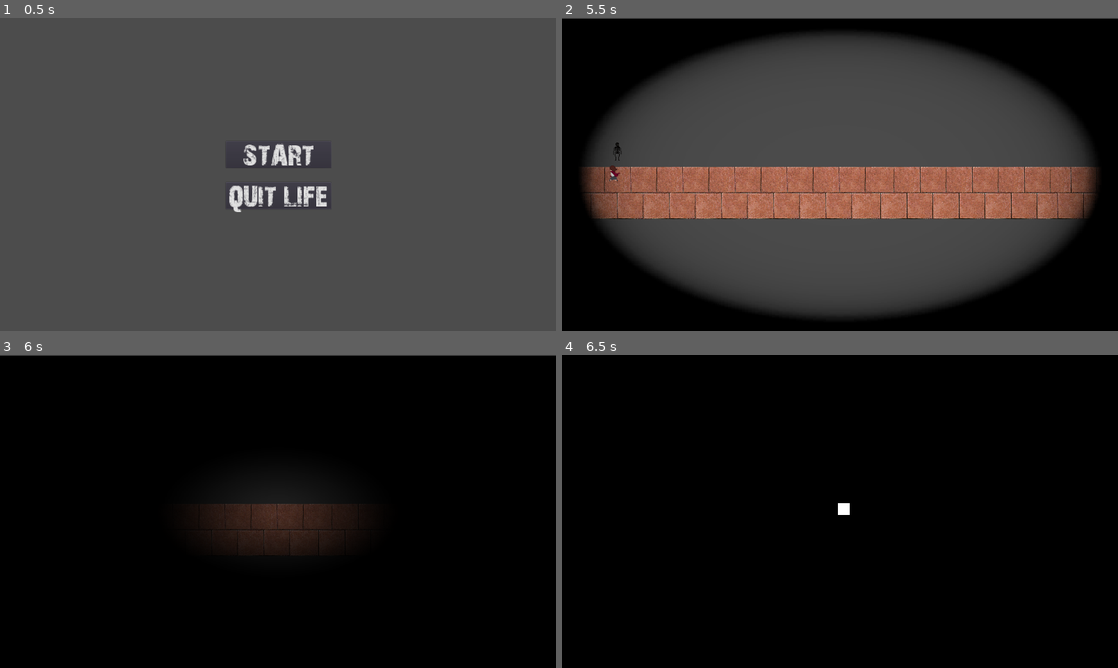
Above: before the commit, frames 1-4 (two rows, left to right).
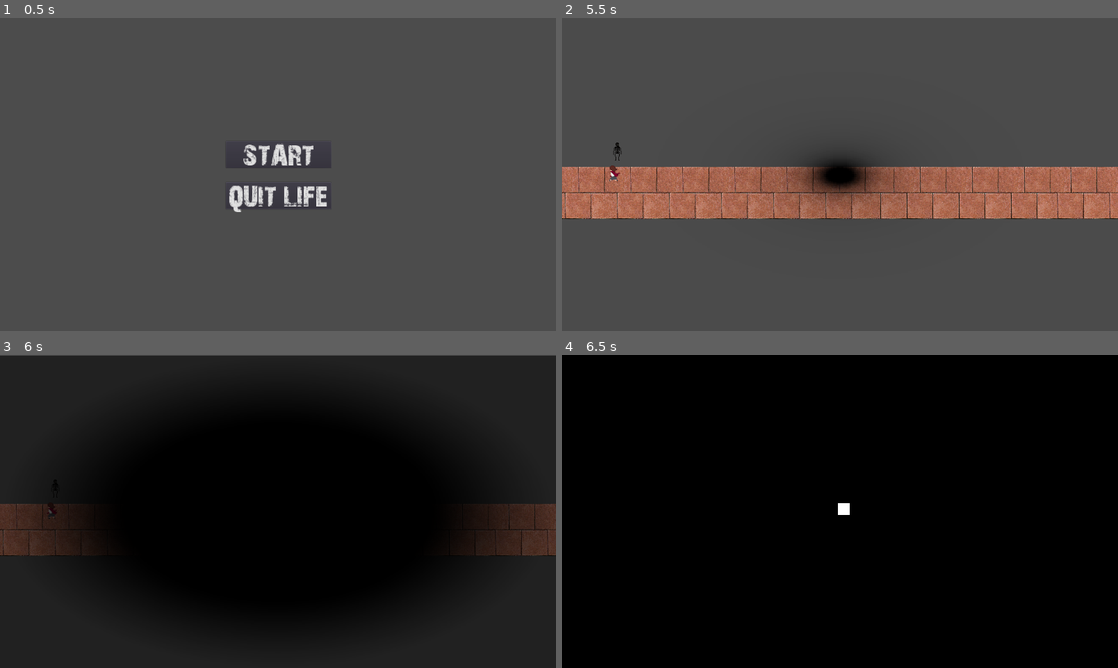
Above: after the commit, the same moments.

Repository: LadyVolk/The-Modern-Triad
Game: Godot game, scene res://Infra/Menu.tscn
Two runs of this game, one before a commit and one after it. Both use one fixed random seed, a clock stepped at 60 frames per second and the inputs below. The engine's default icon, where the game draws it, is replaced by a stand-in: a white triangle on a blue panel in a dark square. Sound files missing from this copy of the repository are replaced by a short silence.
Inputs (mouse positions are in pixels of both pictures, inside the frame that each line leads up to):
- Up to frame 1 (0.5 s): no input
- Up to frame 2 (5.5 s): click "START" at 0.5 s; move the mouse to (962, 158) at 1.27 s; hold D (player_right) 1.28-2.03 s; hold Right mouse button (melee_attack) 1.28-2.03 s; move the mouse to (728, 190) at 2.02 s; hold S (player_down) 2.03-2.78 s; tap Space (player_dash) at 2.1 s; move the mouse to (895, 105) at 2.77 s; press the mouse at (895, 105) at 2.78 s; hold D (player_right) 2.78-3.53 s; move the mouse to (812, 237) at 3.52 s; release the mouse at (812, 237) at 3.53 s; hold W (player_up) 3.53-4.28 s; right-click (812, 237) at 3.6 s; move the mouse to (1006, 221) at 4.27 s; hold Space (player_dash) 4.28-5.03 s; hold A (player_left) from 4.28 s (still down); move the mouse to (673, 127) at 5.02 s; click (673, 127) at 5.1 s
- Up to frame 3 (6 s): move the mouse to (305, 511) at 5.77 s; release A (player_left) at 5.78 s; hold S (player_down) from 5.78 s (still down); hold Right mouse button (melee_attack) from 5.78 s (still down)
- Up to frame 4 (6.5 s): keep holding S (player_down); keep holding Right mouse button (melee_attack)

Frame 1 is identical in both runs. In frame 2, 46% of the frame differs, in the area x 0-100%, y 0-100%; in frame 3, 47%; in frame 4, nothing differs.

Commit message:
started new shader for pixel effect

Diff:
--- a/game/Life/Corridor.gd
+++ b/game/Life/Corridor.gd
@@ -37,7 +37,7 @@
 
 func mirror_enter():
 	$Player.disable = true
-	$Tween.interpolate_property($FadeLayer/ColorRect.get_material(), "shader_param/amount",
+	$Tween.interpolate_property($ShaderLayer/Fade.get_material(), "shader_param/amount",
 								0.0, 1.0, 1.0, Tween.TRANS_QUAD, Tween.EASE_IN)
 	$Tween.start()
 	yield($Tween, "tween_completed")
--- a/game/Life/Corridor.tscn
+++ b/game/Life/Corridor.tscn
@@ -1,10 +1,11 @@
-[gd_scene load_steps=11 format=2]
+[gd_scene load_steps=13 format=2]
 
 [ext_resource path="res://Life/Corridor.gd" type="Script" id=1]
 [ext_resource path="res://PlayerStuff/Player.tscn" type="PackedScene" id=2]
 [ext_resource path="res://assets/images/corridor_floor.png" type="Texture" id=3]
 [ext_resource path="res://Life/Mirror.tscn" type="PackedScene" id=4]
 [ext_resource path="res://assets/images/transition/trans_1.png" type="Texture" id=5]
+[ext_resource path="res://Life/base_fade.shader" type="Shader" id=6]
 
 [sub_resource type="RectangleShape2D" id=1]
 extents = Vector2( 960, 20 )
@@ -15,27 +16,34 @@
 [sub_resource type="RectangleShape2D" id=3]
 extents = Vector2( 10, 68.1573 )
 
-[sub_resource type="Shader" id=4]
-code = "shader_type canvas_item;
-
-uniform float amount : hint_range(0, 1);
-uniform sampler2D noise_texture;
-
-void fragment(){
-	vec4 noise_pixel_color = texture(noise_texture, UV);
-
-	float noise_color = 1.0 - noise_pixel_color.r;
-
-	float alpha = smoothstep(0.0, noise_color, amount);
-
-	COLOR = vec4(0.0, 0.0, 0.0, alpha);
-
-}"
-
 [sub_resource type="ShaderMaterial" id=7]
-shader = SubResource( 4 )
+shader = ExtResource( 6 )
 shader_param/amount = 0.0
 shader_param/noise_texture = ExtResource( 5 )
+
+[sub_resource type="Shader" id=8]
+code = "shader_type canvas_item;
+
+uniform float rangex: hint_range(0.0, 1920.0);
+uniform float rangey: hint_range(0.0, 1080.0);
+uniform bool on;
+
+void fragment(){
+	if(on){
+		//do stuff
+	}
+	else{
+		COLOR = texture(SCREEN_TEXTURE, SCREEN_UV);
+	}
+
+
+}"
+
+[sub_resource type="ShaderMaterial" id=9]
+shader = SubResource( 8 )
+shader_param/rangex = null
+shader_param/rangey = null
+shader_param/on = null
 
 [node name="Corridor" type="Node2D"]
 script = ExtResource( 1 )
@@ -314,9 +322,9 @@
 [node name="Mirror" parent="." instance=ExtResource( 4 )]
 position = Vector2( 1521.28, 492.073 )
 
-[node name="FadeLayer" type="CanvasLayer" parent="."]
-
-[node name="ColorRect" type="ColorRect" parent="FadeLayer"]
+[node name="ShaderLayer" type="CanvasLayer" parent="."]
+
+[node name="Fade" type="ColorRect" parent="ShaderLayer"]
 material = SubResource( 7 )
 margin_top = 3.0
 margin_right = 1920.0
@@ -325,4 +333,12 @@
 "_edit_use_anchors_": false
 }
 
+[node name="PixelEffect" type="ColorRect" parent="ShaderLayer"]
+material = SubResource( 9 )
+anchor_right = 1.0
+anchor_bottom = 1.0
+__meta__ = {
+"_edit_use_anchors_": false
+}
+
 [node name="Tween" type="Tween" parent="."]
